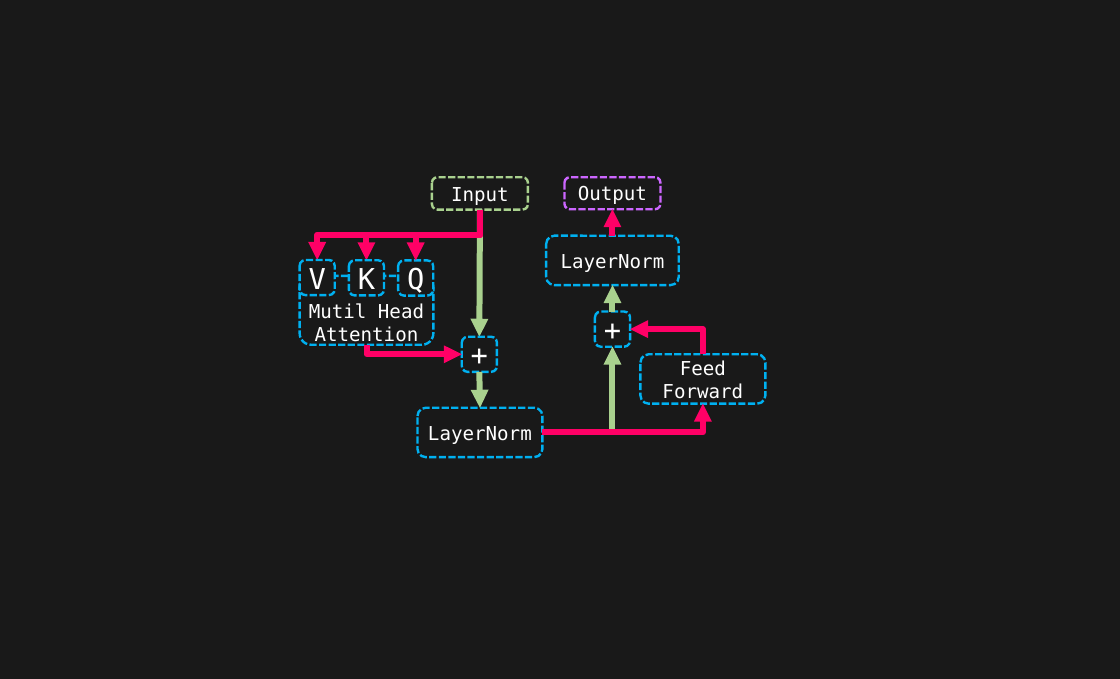
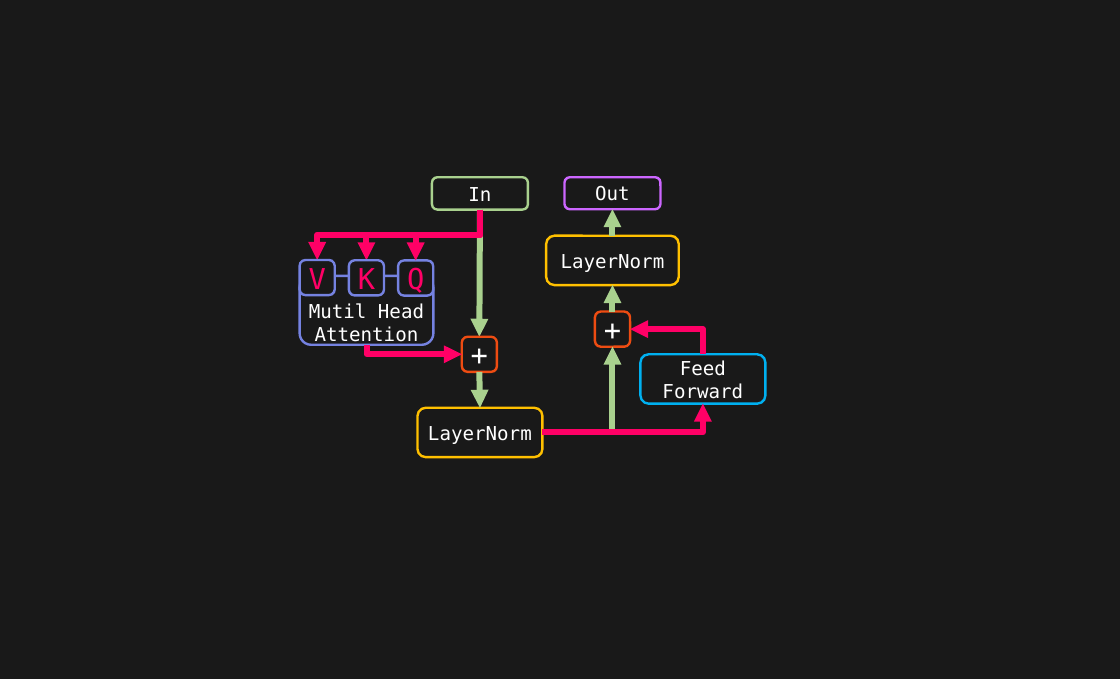
Before and after one commit to toonnyy8/PPT, a slide deck: slide 15 of Attention-is-all-you-need/image.pptx. Drawn at 1120x679 pixels with LibreOffice and Linux fonts; fonts in the diff are those of the drawing. Boxes give left, top, right and bottom in pixels: in the first picture for what was removed or moved away, otherwise in the second. Text is boxed around its words. In the diff, an @@ line names an element or a change of style, - is before the commit and + after.

```diff
--- a/Attention-is-all-you-need/image.pptx
+++ b/Attention-is-all-you-need/image.pptx
@@ rounded rectangle "In" at <box>432,177,528,210</box>: outline #A9D18E 4 pt dashed to #A9D18E 4 pt @@
@@ rounded rectangle "Out" at <box>565,177,661,209</box>: outline #CC66FF 4 pt dashed to #CC66FF 4 pt @@
@@ text in rounded rectangle at <box>468,187,491,201</box>: text changed @@
-Input
+In
@@ text in rounded rectangle at <box>595,185,630,201</box>: text changed @@
-Output
+Out
@@ arrow (613, 236) - (613, 209): stroke #FF0066 10 pt to #A9D18E 10 pt @@
@@ rounded rectangle "LayerNorm" at <box>546,236,679,285</box>: outline #00B0F0 4 pt dashed to #FFC000 4 pt @@
@@ text colour #FFFFFF to #FF0066; outline #00B0F0 4 pt dashed to #7582E1 4 pt in 3 elements at <box>398,260,434,296</box>, <box>349,260,384,296</box>, <box>300,260,335,295</box> @@
@@ rounded rectangle "Mutil Head Attention" at <box>300,276,433,345</box>: outline #00B0F0 4 pt dashed to #7582E1 4 pt @@
@@ rounded rectangle "+" at <box>595,312,630,347</box>: outline #00B0F0 4 pt dashed to #EE4C12 4 pt @@
@@ rounded rectangle "+" at <box>462,337,497,372</box>: outline #00B0F0 4 pt dashed to #EE4C12 4 pt @@
@@ rounded rectangle "Feed Forward" at <box>641,354,766,404</box>: outline #00B0F0 4 pt dashed to #00B0F0 4 pt @@
@@ rounded rectangle "LayerNorm" at <box>418,408,543,457</box>: outline #00B0F0 4 pt dashed to #FFC000 4 pt @@
```
Also in this commit, not shown: 1 other slide changed, 9 other files.
